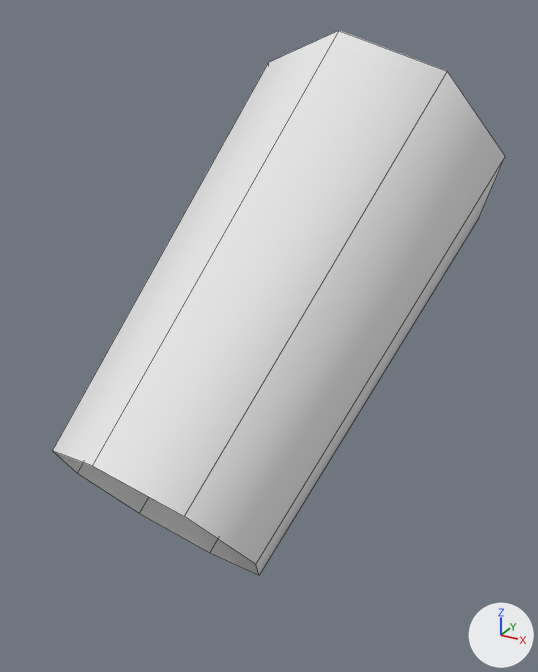
The FBX model unity/Assets/Art/Models/Harinezumi_Limb2L.fbx as it was, and as the next commit left it.
Rendered twice from a 50 mm lens placed at (0.249, -0.656, 0.111), pointed at (-0.017, -0.172, -0.131). The lights are fixed; the arrows at lower right show +X, +Y and +Z. The older version comes first. Mesh edges are drawn as thin lines. Where no turn or scale is listed for an object, it has been applied to the vertices.

In view in the first picture: 'Harinezumi_Limb2L'.
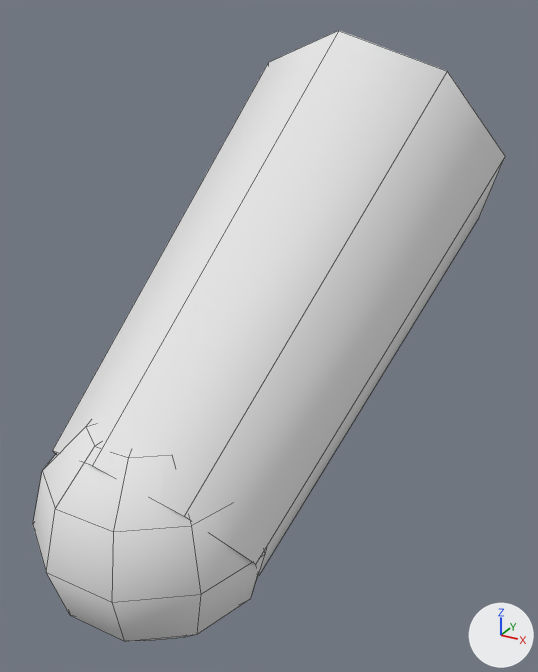
Pixel boxes [x1, y1, x2, y2] of what changed, in the pictures (538 x 672 px):
'Harinezumi_Limb2L', reshaped (12% taller): before [52, 31, 505, 575]; after [33, 31, 505, 641]
part 1 of me_harinezumi_limb2l, added: after [33, 423, 267, 641]

Edits to the bpy script that builds the scene:
```text
Change me_harinezumi_limb2l:
    used by ob_harinezumi_limb2l; location = (0.0, 0.0, 0.0)
    remove me_harinezumi_limb2l.from_pydata(...)  # 16 vertices, 8 faces; spans x -0.129..0.119, y -0.354..0.072, z -0.302..0.096
    add me_harinezumi_limb2l.from_pydata(...)  # 68 vertices, 68 faces; spans x -0.13..0.119, y -0.386..0.072, z -0.32..0.096
    me_harinezumi_limb2l part 1: a new loose piece, a UV sphere (10 segments, 6 rings, poles along z) spanning x -0.13..0.05, y -0.386..-0.214, z -0.32..-0.14, in mat_vertexcolor (white #e7e7e7)
```
